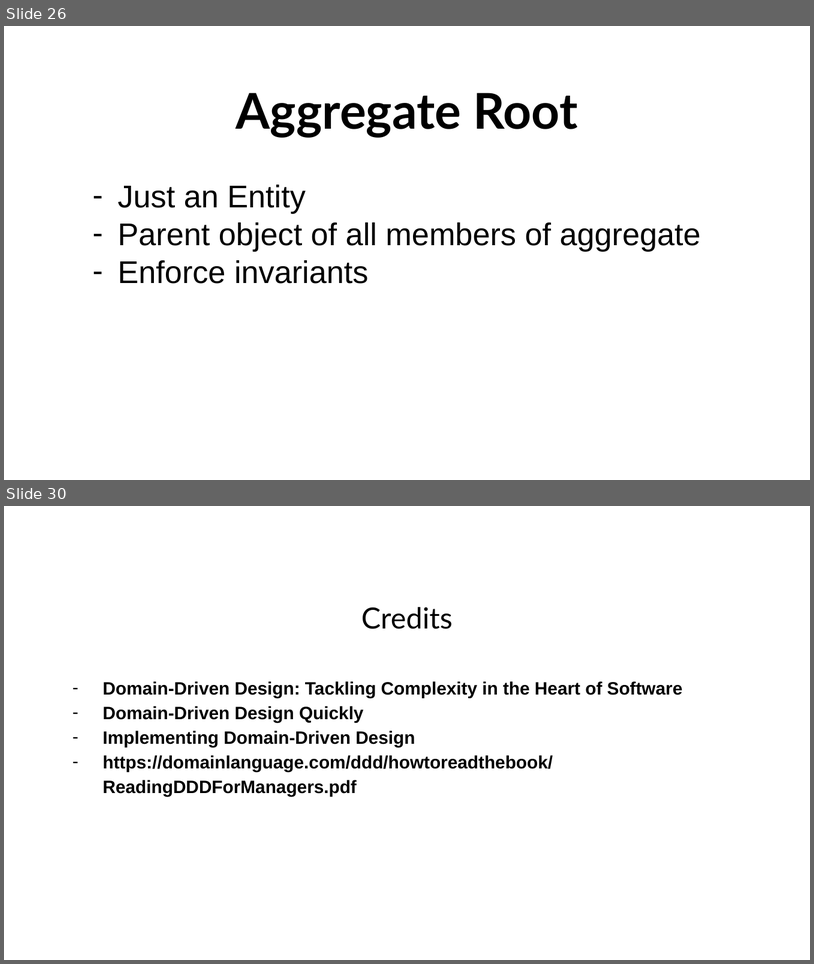
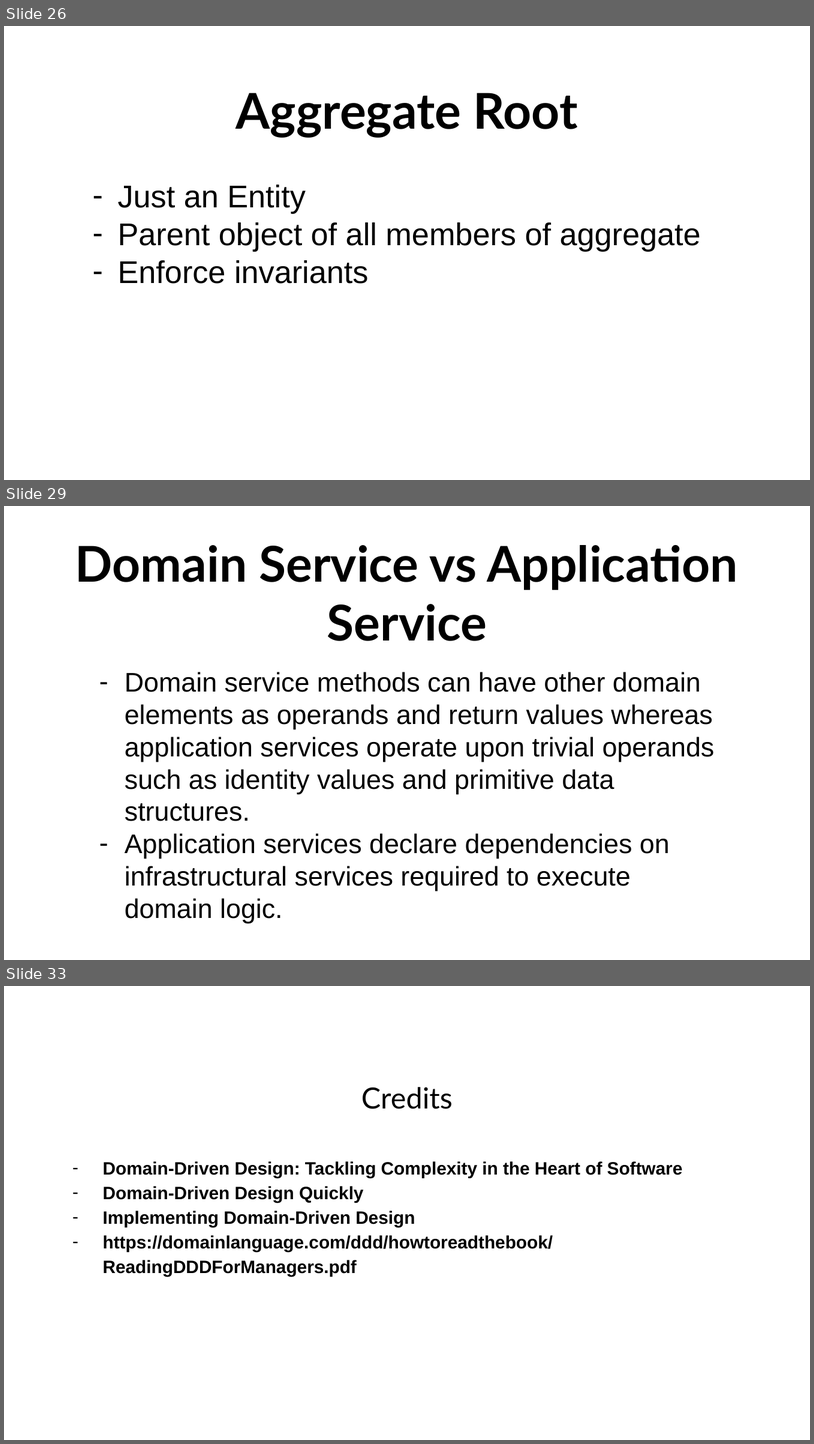
Before and after one commit to Elders/be-a-better-dev, a slide deck: Presentations/DomainDrivenDesign/DDD-TacticalDesign.pptx. Shown one above the other, each under a label of ours: slides 26 and 30 before the commit, slides 26, 29 and 33 after it; the slides between them are not shown. The pictures are 814x964 and 814x1444 pixels, drawn with LibreOffice and Linux fonts; fonts in the diff are those of the drawing; background and template pictures are left out. Boxes give left, top, right and bottom in pixels: in the first picture for what was removed or moved away, otherwise in the second. Text is boxed around its words. In the diff, an @@ line names an element or a change of style, - is before the commit and + after.

```diff
--- a/Presentations/DomainDrivenDesign/DDD-TacticalDesign.pptx
+++ b/Presentations/DomainDrivenDesign/DDD-TacticalDesign.pptx
@@ slide 29 added at <box>4,506,810,960</box>, background picture (left out) @@
@@ text added at <box>75,545,738,641</box>, 44 pt, text #000000, bold @@
+Domain Service vs Application Service
@@ text added at <box>125,672,715,923</box>, 24 pt, text #000000 @@
+– Domain service methods can have other domain elements as operands and return values whereas application services operate upon trivial operands such as identity values and primitive data structures.
+– Application services declare dependencies on infrastructural services required to execute domain logic.
@@ what was slide 30 is now slide 33 @@
```
Also in this commit, not shown: 2 slides changed, 3 other slides added, 1 slide removed.
